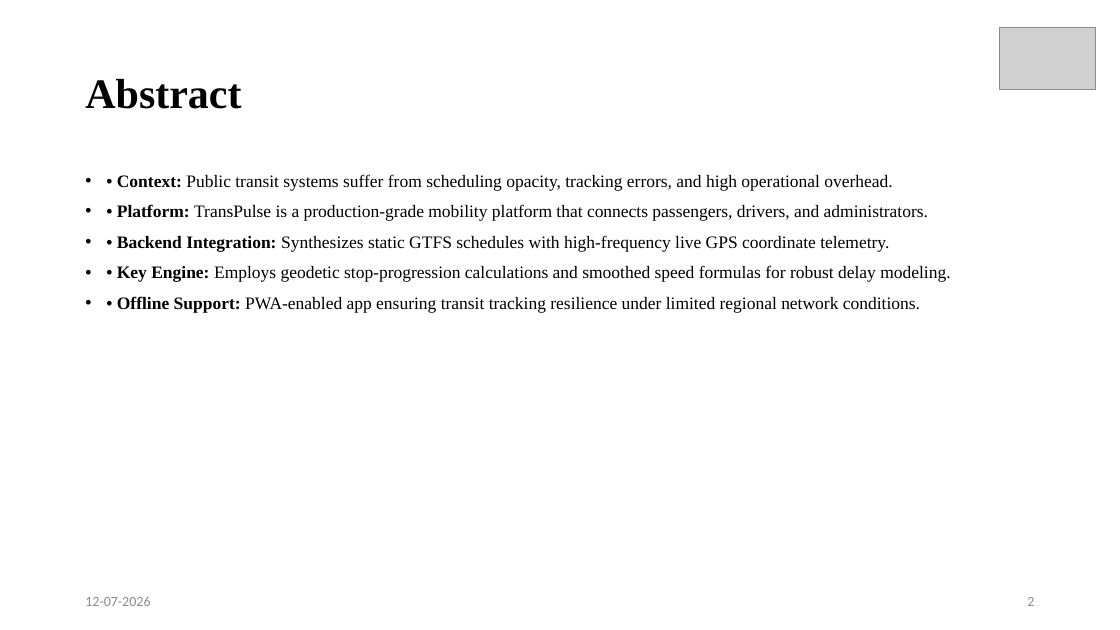
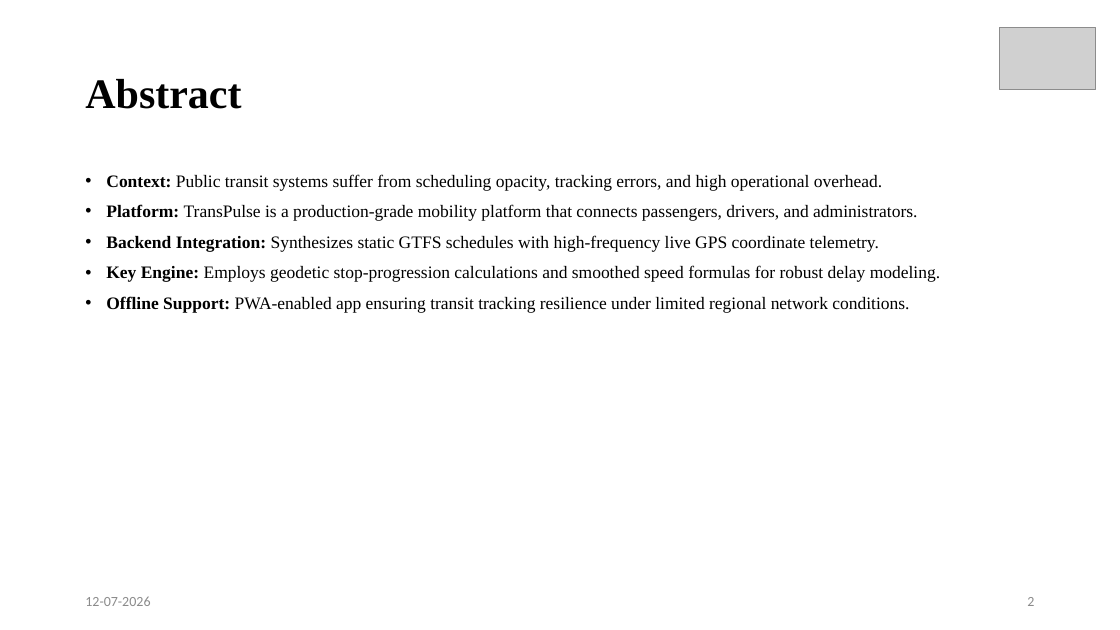
Before and after one commit to rajeshbendi60-maker/TransPulse, a slide deck: slide 2 of ppt/R24_Community_Project_PPT_Template.pptx. Drawn at 1120x630 pixels with LibreOffice and Linux fonts; fonts in the diff are those of the drawing; grey boxes stand for pictures. Boxes give left, top, right and bottom in pixels: in the first picture for what was removed or moved away, otherwise in the second. Text is boxed around its words. In the diff, an @@ line names an element or a change of style, - is before the commit and + after.

```diff
--- a/ppt/R24_Community_Project_PPT_Template.pptx
+++ b/ppt/R24_Community_Project_PPT_Template.pptx
@@ text at (106, 174, 940, 313): text changed @@
-• • Context: Public transit systems suffer from scheduling opacity, tracking errors, and high operational overhead.
-• • Platform: TransPulse is a production-grade mobility platform that connects passengers, drivers, and administrators.
-• • Backend Integration: Synthesizes static GTFS schedules with high-frequency live GPS coordinate telemetry.
-• • Key Engine: Employs geodetic stop-progression calculations and smoothed speed formulas for robust delay modeling.
-• • Offline Support: PWA-enabled app ensuring transit tracking resilience under limited regional network conditions.
+• Context: Public transit systems suffer from scheduling opacity, tracking errors, and high operational overhead.
+• Platform: TransPulse is a production-grade mobility platform that connects passengers, drivers, and administrators.
+• Backend Integration: Synthesizes static GTFS schedules with high-frequency live GPS coordinate telemetry.
+• Key Engine: Employs geodetic stop-progression calculations and smoothed speed formulas for robust delay modeling.
+• Offline Support: PWA-enabled app ensuring transit tracking resilience under limited regional network conditions.
```
Also in this commit, not shown: 17 other slides changed, 5 other files.
